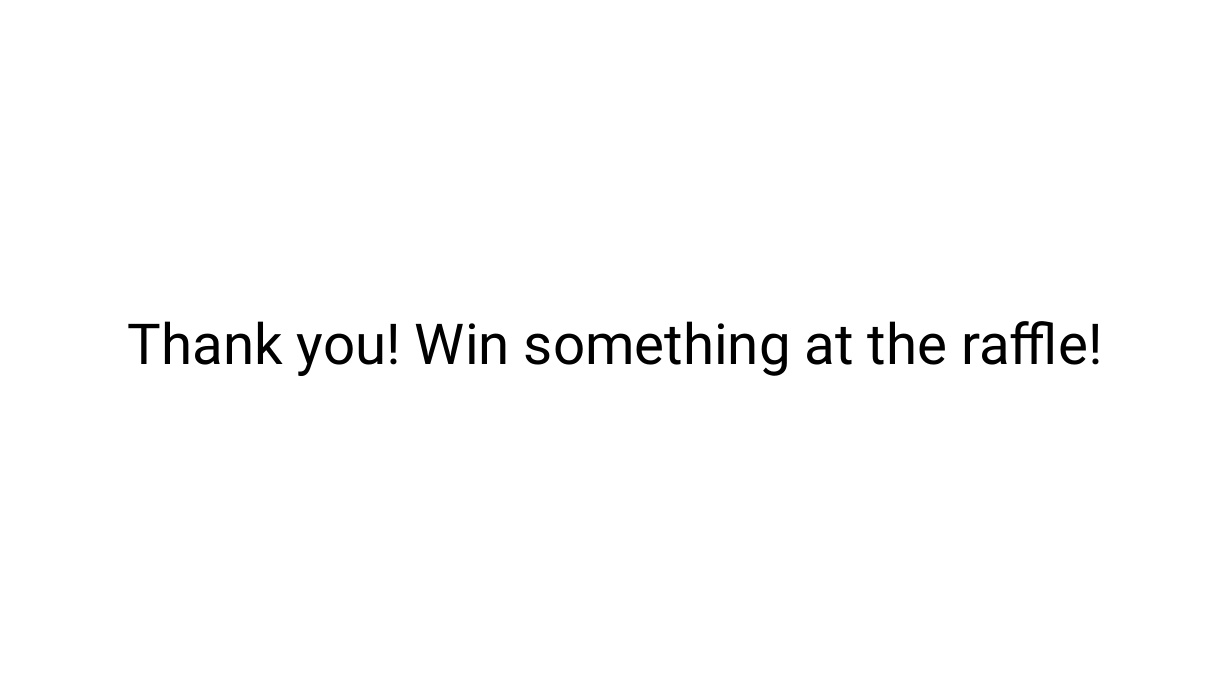
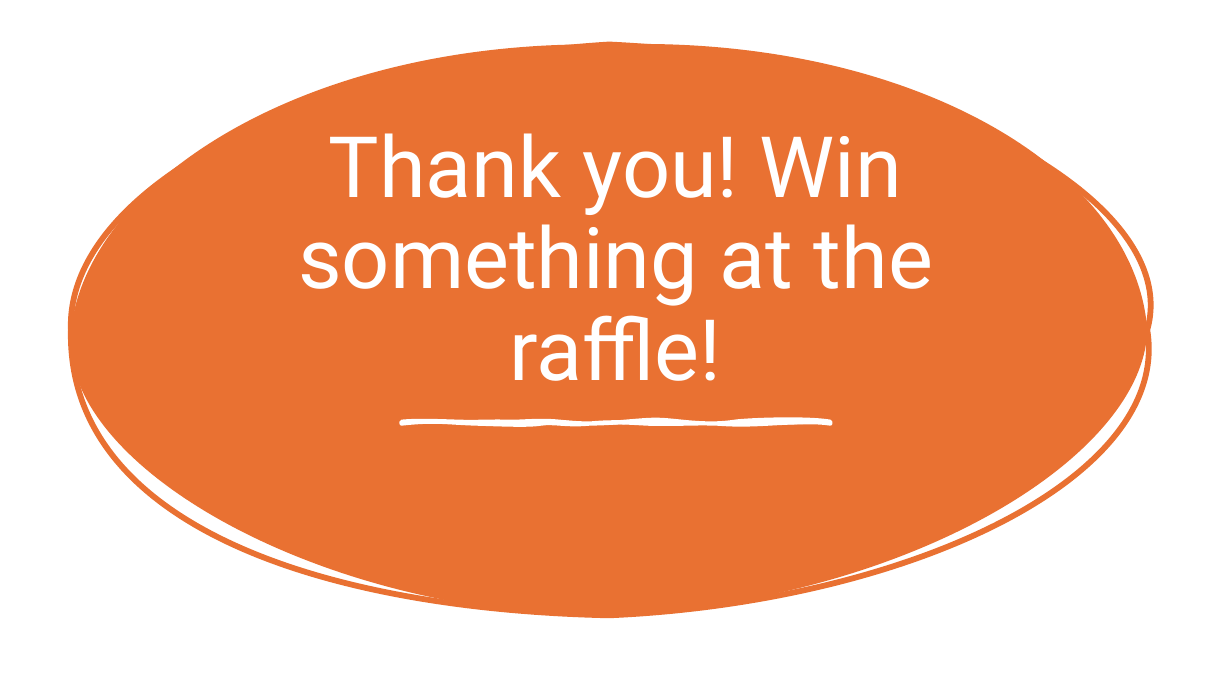
Before and after one commit to TheJuanitoLearnsShow/PodcastsManager, a slide deck: slide 20 of slides/VS sql project.pptx. Drawn at 1232x693 pixels with LibreOffice and Linux fonts; fonts in the diff are those of the drawing. Boxes give left, top, right and bottom in pixels: in the first picture for what was removed or moved away, otherwise in the second. Text is boxed around its words. In the diff, an @@ line names an element or a change of style, - is before the commit and + after.

```diff
--- a/slides/VS sql project.pptx
+++ b/slides/VS sql project.pptx
@@ freeform shape added at box(71, 45, 1147, 616), fill #E97132, outline #E97132 4.5 pt @@
@@ title "Thank you! Win something at ...": place and size @@
-title "Thank you! Win something at ..." at box(128, 321, 1102, 376)
+title "Thank you! Win something at ..." at box(298, 133, 933, 381)
@@ title "Thank you! Win something at ..." at box(298, 133, 933, 381): size 44 to 66 pt, text colour #000000 to #FFFFFF; vertical alignment middle to bottom @@
@@ freeform shape added at box(402, 421, 831, 423), fill #FFFFFF, outline #FFFFFF 3.25 pt @@
```
Also in this commit, not shown: 14 other slides changed, 1 other file.
